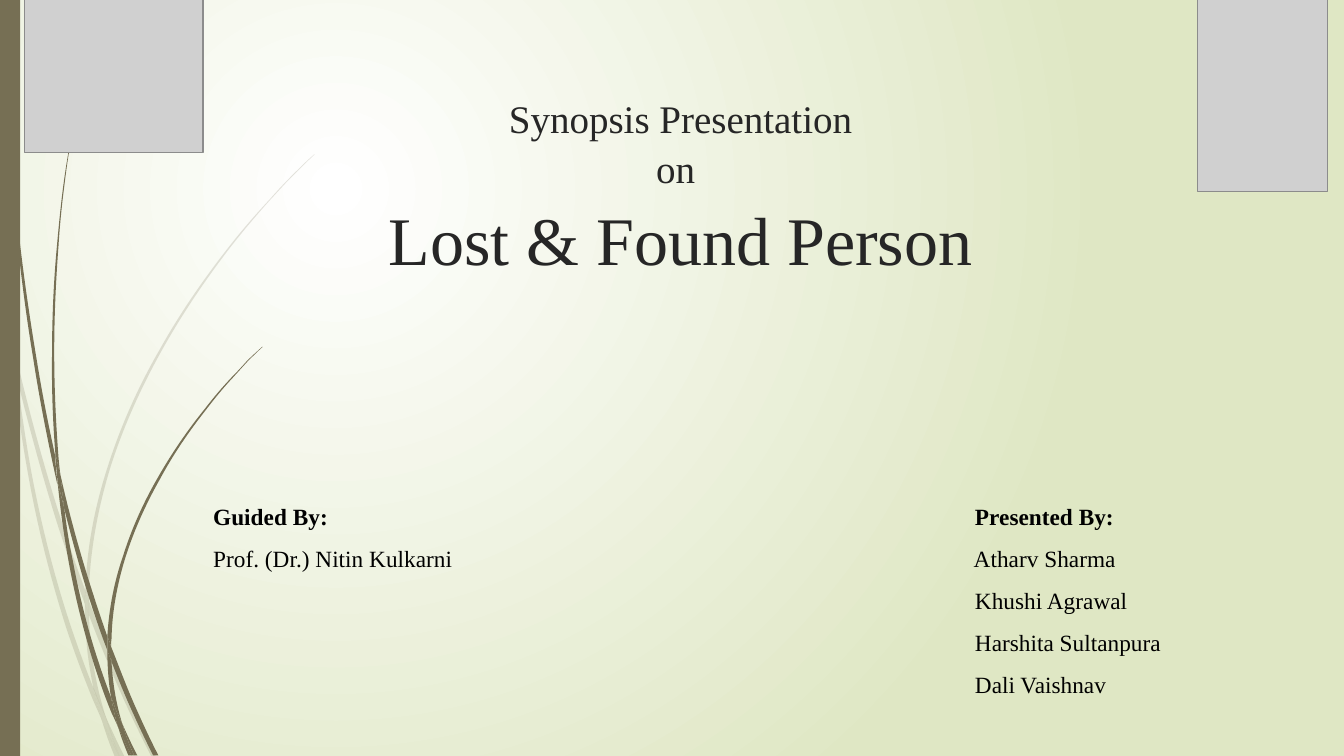
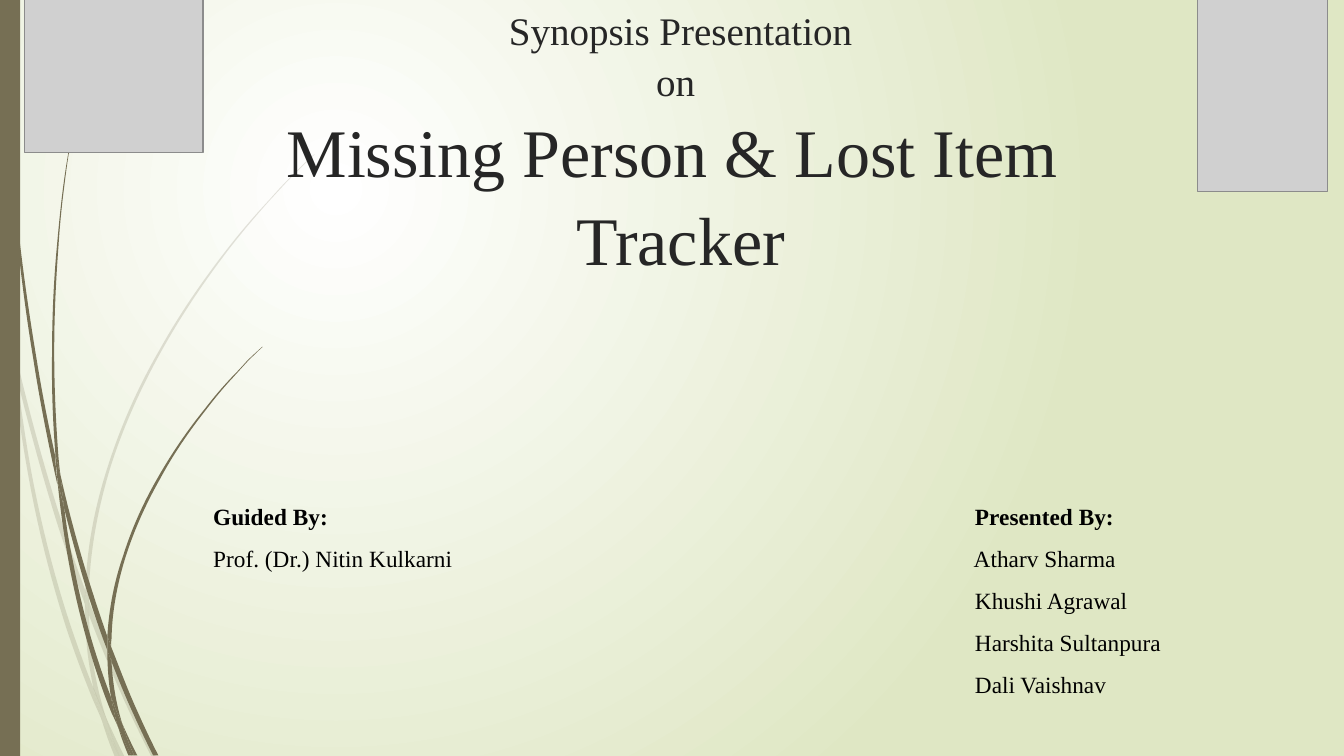
Before and after one commit to Atharv9406/Lost-Found-Person, a slide deck: slide 1 of Major/Persentation/PPT1 Major Project.pptx. Drawn at 1344x756 pixels with LibreOffice and Linux fonts; fonts in the diff are those of the drawing; grey boxes stand for pictures. Boxes give left, top, right and bottom in pixels: in the first picture for what was removed or moved away, otherwise in the second. Text is boxed around its words. In the diff, an @@ line names an element or a change of style, - is before the commit and + after.

```diff
--- a/Major/Persentation/PPT1 Major Project.pptx
+++ b/Major/Persentation/PPT1 Major Project.pptx
@@ title at box(287, 19, 1058, 266): text changed; size 27.9 to 48.6 pt @@
-Synopsis Presentation
-on
-Lost & Found Person
+Synopsis Presentation
+on
+Missing Person & Lost Item Tracker
```
Also in this commit, not shown: 15 other files.
